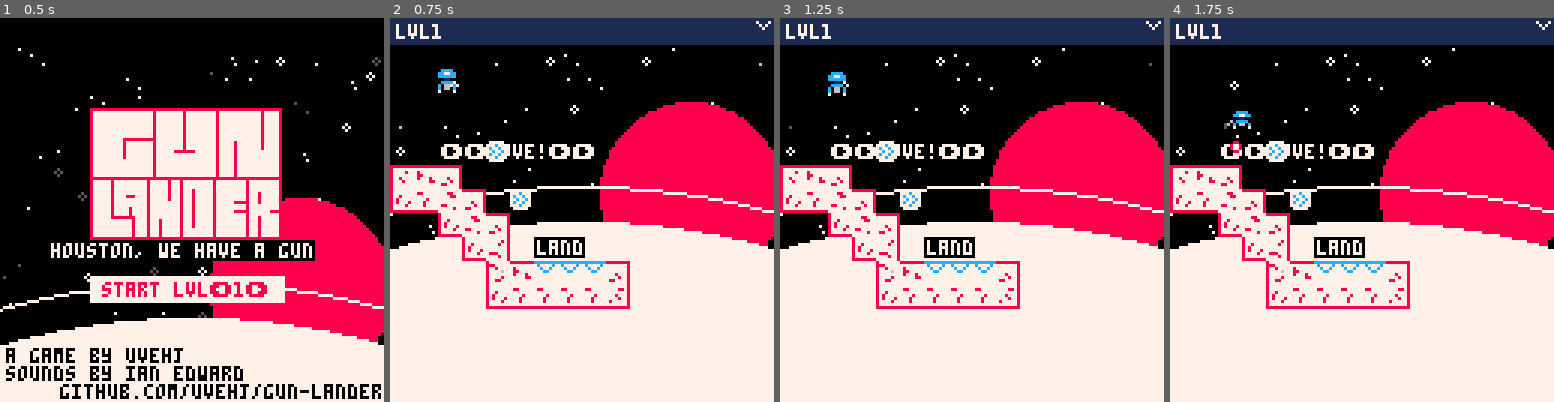
Above: before the commit, frames 1-4 (left to right).
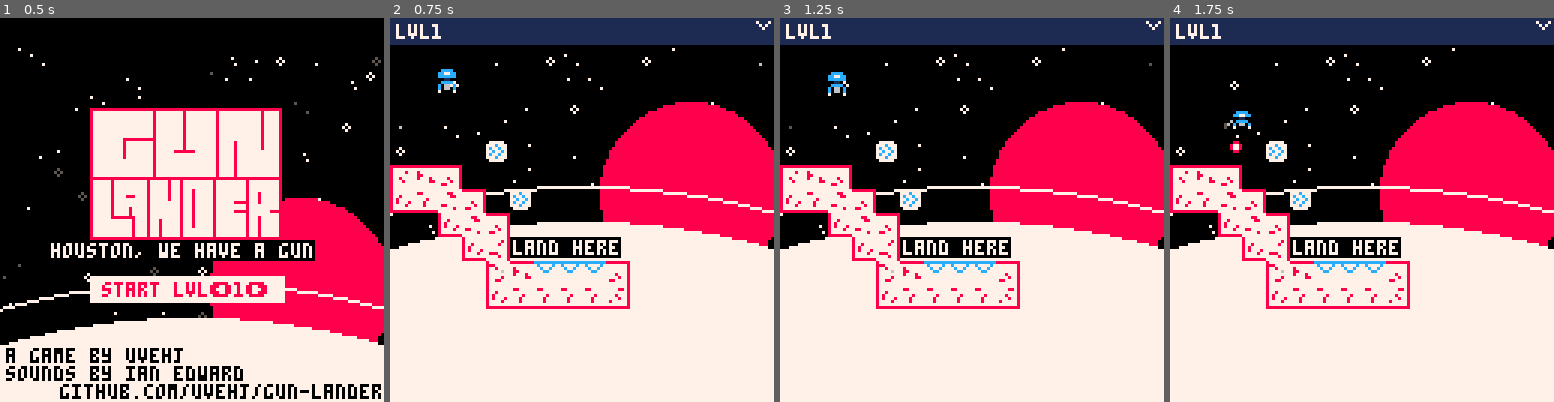
Above: after the commit, the same moments.

Repository: uvehj/Gun-Lander
Game: PICO-8 cartridge gunlander.p8
Same seed, same stepped clock (60 frames per second), same inputs: the game is played once before the commit and once after it.
Inputs:
- Up to frame 1 (0.5 s): tap X (X key) at 0.33 s
- Up to frame 2 (0.75 s): tap O (Z key) at 0.7 s
- Up to frame 3 (1.25 s): tap X (X key) at 1.07 s
- Up to frame 4 (1.75 s): hold Right from 1.6 s (still down); tap O (Z key) at 1.7 s

Frame 1 is identical in both runs. In frame 2, 1.4% of the frame differs, in the area x 13-61%, y 32-63%; in frame 3, 1.4%; in frame 4, 1.4%.

Commit message:
Added cammera offset + ammo/enemu HUD
New release
Corrected small mistake with a message in level 1
Added indicators for remaining ammo and enemies next to the ship
Added camera offset parameter to the  levels, to add more flexibility

Diff:
--- a/gunlander.p8
+++ b/gunlander.p8
@@ -32,6 +32,7 @@
         dset(0,unlocked_levels)
     end
     ship.h = 8
+    ship.ho = ship.h --for reference unchanged ship height
     ship.w = 6
     ship.s = 0
     ship.sx = 0
@@ -60,13 +61,14 @@
 --level management--
 --------------------
 --build_level should only be called from load_level()
-function build_level(lvlnum,startx,starty,endx,endy,lgravity,shipstart,ammo,messages)
+function build_level(lvlnum,startx,starty,endx,endy,camoffset,lgravity,shipstart,ammo,messages)
     --init level parameters
     level.number = lvlnum
     level.startx = startx
     level.starty = starty
     level.endx = endx
     level.endy = endy
+    level.camoffset = {camoffset[1],camoffset[2]}
     if lgravity == 0 then
         level.gravity = gravity/2
     elseif lgravity == 2 then
@@ -152,6 +154,7 @@
     end
     draw_arrow()
     draw_thrusters()
+    draw_gauges()
 end
 function draw_thrusters()
     local sprite = flr(rnd(2))
@@ -165,6 +168,23 @@
     if ship.thrusters[2] > 0 then
         sspr(12*8+3,8+sprite,3,3,ship.x+ship.w-camx,ship.y+3+9-camy,3,3,false,false)
         ship.thrusters[2] -= 1
+    end
+end
+function draw_gauges()
+    local gauge_value
+    if level.ammo[1] == true then
+        gauge_value = flr((level.ammo[3]/level.ammo[2])*ship.ho)
+        if gauge_value >= 1 then
+            gauge_value -= 1
+            rectfill(ship.x+ship.w+1-camx,ship.y+9-camy,ship.x+ship.w+1-camx,ship.y+gauge_value+9-camy,12)
+        end
+    end
+    if #level.enemylist > 0 then
+        gauge_value = flr((level.numenemy/#level.enemylist)*ship.ho)
+        if gauge_value >= 1 then
+            gauge_value -= 1
+            rectfill(ship.x-2-camx,ship.y+9-camy,ship.x-2-camx,ship.y+gauge_value+9-camy,9)
+        end
     end
 end
 function draw_arrow()
@@ -442,6 +462,8 @@
     if camy < 0 then
         camy = 0
     end
+    camx += level.camoffset[1] * 8
+    camy += level.camoffset[2] * 8
 end
 function update_ship_debug()
     if (btnp(0)) then
@@ -615,7 +637,7 @@
 end
 
 --level info--
---build_level(lvlnum,startx,starty,endx,endy,lgravity,shipstart{x,y},ammo{is limited,number},restart,messages)
+--build_level(lvlnum,startx,starty,endx,endy,camoffset{x,y},lgravity,shipstart{x,y},ammo{is limited,number},restart,messages)
 --l is level number, r is level restart (true of false)
 --start and end coordinates are as displayed by the map tab
 function load_level(l,restart)
@@ -630,37 +652,37 @@
     end
     --level build
     if l == 0 then
-        build_level(l,0,0,15,14,1,{0,0},{false,0},{{"houston, we have a gun",2,8.2}})
+        build_level(l,0,0,15,14,{0,0},1,{0,0},{false,0},{{"houston, we have a gun",2,8.2}})
     elseif l == -1 then
-        build_level(l,0,0,15,14,1,{0,0},{false,0},{{"thanks for playing!",3,6},{"more levels to come",3,9}})
+        build_level(l,0,0,15,14,{0,0},1,{0,0},{false,0},{{"thanks for playing!",3,6},{"more levels to come",3,9}})
     elseif l == 1 then
-        build_level(l,0,0,10,10,0,{2,1},{false,16},{{"\145\145move!\145\145",2,4},{"land",6,8}})
+        build_level(l,0,0,10,10,{0,0},0,{2,1},{false,16},{{"land here",5,8}})
     elseif l == 2 then
-        build_level(l,10,0,15,10,0,{12,9},{false,16},{{"up here!",12,2},{"\142shoot!",11,9}})
+        build_level(l,10,0,15,10,{-3,0},0,{12,9},{false,16},{{"up here!",12,2},{"\142shoot!",11,9}})
     elseif l == 3 then
-        build_level(l,10,0,15,10,2,{12,9},{false,16},{{"beware gravity ;)",11,9}})
+        build_level(l,10,0,15,10,{-3,0},2,{12,9},{false,16},{{"beware gravity ;)",11,9}})
     elseif l == 4 then
-        build_level(l,10,3,15,10,1,{12,11},{false,16},{{"do a blind landing",11,6}, {"no ceiling here",16,3}})
+        build_level(l,10,3,15,10,{-1,0},1,{12,11},{false,16},{{"do a blind landing",11,6}, {"no ceiling here",16,3}})
     elseif l == 5 then
-        build_level(l,29,0,40,13,0,{31,8},{true,2},{{"keep an eye on your ammo",32,3}})
+        build_level(l,29,0,40,13,{-2,0},0,{31,8},{true,2},{{"keep an eye on your ammo",30,3}})
     elseif l == 6 then
-        build_level(l,21,0,40,13,1,{22,5},{false,0},{{"don't shoot us",24,9}})
+        build_level(l,21,0,40,13,{0,-1},1,{22,5},{false,0},{{"don't shoot us",24,9}})
     elseif l == 7 then
-        build_level(l,16,0,40,13,1,{22,5},{false,0},{{"destroy the enemy",17,8}})
+        build_level(l,16,0,40,13,{0,-1},1,{22,5},{false,0},{{"destroy the enemy",17,8}})
     elseif l == 8 then
-        build_level(l,16,0,40,13,1,{22,5},{true,15},{{"a bit harder ;)",22,4}})
+        build_level(l,16,0,40,13,{0,-1},1,{22,5},{true,15},{{"a bit harder ;)",22,4}})
     elseif l == 9 then
-        build_level(l,41,0,66,10,1,{43,4},{false,0},{{"into the cave",46,5}})
+        build_level(l,41,0,66,10,{0,0},1,{43,4},{false,0},{{"into the cave",46,5}})
     elseif l == 10 then
-        build_level(l,1,11,4,31,1,{3,11},{false,0},{{"easy",3,13}})
+        build_level(l,2,12,5,31,{-6,0},1,{3,11},{false,0},{{"easy",3,13}})
     elseif l == 11 then
-        build_level(l,1,11,4,31,2,{3,11},{false,0},{{"faster",3,13}})
+        build_level(l,2,12,5,31,{-6,0},2,{3,11},{false,0},{{"faster",3,13}})
     elseif l == 12 then
-        build_level(l,0,11,5,31,1,{3,11},{false,0},{{"harder",3,13}})
+        build_level(l,1,12,6,31,{-5,0},1,{3,11},{false,0},{{"harder",3,13}})
     elseif l == 13 then
-        build_level(l,0,11,5,31,2,{3,11},{false,0},{{"not so easy",3,13}})
+        build_level(l,1,12,6,31,{-5,0},2,{3,11},{false,0},{{"not so easy",3,13}})
     elseif l == 14 then
-        build_level(l,0,11,6,31,1,{3,11},{false,0},{{"precision",3,13}})
+        build_level(l,0,12,7,31,{-4,0},1,{3,11},{false,0},{{"precision",3,13}})
     end
     --new level initializations
     if restart == false then
@@ -879,122 +901,122 @@
 1d0000233200000000001d000000001d320000000000000000000000000000000000000030313131321d0000000000040522000000000034000000000000000000303100000000000000000000000000000000000000000000000000000000000000000000000000000000000000000000000000000000000000000000000000
 1d00000030211e1e1e221d000000001d320000001f00000000000000000000000000000030313131321d0000000000000023220000000034000000000000000020313100000000000000000000000000000000000000000000000000000000000000000000000000000000000000000000000000000000000000000000000000
 1d1d1d1d2324242424251d1d1d1d1d1d320000000c00000000000027000000000000002031313131321d1d1d1d1d1d1d1d1d2305050505241e1e1e050505050524242400000000000000000000000000000000000000000000000000000000000000000000000000000000000000000000000000000000000000000000000000
-0000000000001d00000000000000001d32000b000c000000000a00260a000000000000303131313132000000000000000000000000000000000000000000000000000000000000000000000000000000000000000000000000000000000000000000000000000000000000000000000000000000000000000000000000000000
-0000000000001d00000000000000001d31312121220000002021212122000000000000303131313132000000000000000000000000000000000000000000000000000000000000000000000000000000000000000000000000000000000000000000000000000000000000000000000000000000000000000000000000000000
-2700000000001d00000000000000001d24242424251d1d1d23242424251d1d1d1d1d1d232424242425000000000000000000000000000000000000000000000000000000000000000000000000000000000000000000000000000000000000000000000000000000000000000000000000000000000000000000000000000000
-260b000000000000000000000000000000000000000000000000000000000000000000000000000000000000000000000000000000000000000000000000000000000000000000000000000000000000000000000000000000000000000000000000000000000000000000000000000000000000000000000000000000000000
-0506000000000000000000000000000000000000000000000000000000000000000000000000000000000000000000000000000000000000000000000000000000000000000000000000000000000000000000000000000000000000000000000000000000000000000000000000000000000000000000000000000000000000
+000000000000001d000000000000001d32000b000c000000000a00260a000000000000303131313132000000000000000000000000000000000000000000000000000000000000000000000000000000000000000000000000000000000000000000000000000000000000000000000000000000000000000000000000000000
+000000000000001d000000000000001d31312121220000002021212122000000000000303131313132000000000000000000000000000000000000000000000000000000000000000000000000000000000000000000000000000000000000000000000000000000000000000000000000000000000000000000000000000000
+002700000000001d000000000000001d24242424251d1d1d23242424251d1d1d1d1d1d232424242425000000000000000000000000000000000000000000000000000000000000000000000000000000000000000000000000000000000000000000000000000000000000000000000000000000000000000000000000000000
+00260b0000000000000000000000000000000000000000000000000000000000000000000000000000000000000000000000000000000000000000000000000000000000000000000000000000000000000000000000000000000000000000000000000000000000000000000000000000000000000000000000000000000000
+0505060000000000000000000000000000000000000000000000000000000000000000000000000000000000000000000000000000000000000000000000000000000000000000000000000000000000000000000000000000000000000000000000000000000000000000000000000000000000000000000000000000000000
 0000000000000000000000000000000000000000000000000000000000000000000000000000000000000000000000000000000000000000000000000000000000000000000000000000000000000000000000000000000000000000000000000000000000000000000000000000000000000000000000000000000000000000
-0000000000270000000000000000000000000000000000000000000000000000000000000000000000000000000000000000000000000000000000000000000000000000000000000000000000000000000000000000000000000000000000000000000000000000000000000000000000000000000000000000000000000000
-000000000b260b00000000000000000000000000000000000000000000000000000000000000000000000000000000000000000000000000000000000000000000000000000000000000000000000000000000000000000000000000000000000000000000000000000000000000000000000000000000000000000000000000
-0000000004050600000000000000000000000000000000000000000000000000000000000000000000000000000000000000000000000000000000000000000000000000000000000000000000000000000000000000000000000000000000000000000000000000000000000000000000000000000000000000000000000000
+0000000000002700000000000000000000000000000000000000000000000000000000000000000000000000000000000000000000000000000000000000000000000000000000000000000000000000000000000000000000000000000000000000000000000000000000000000000000000000000000000000000000000000
+00000000000b260b000000000000000000000000000000000000000000000000000000000000000000000000000000000000000000000000000000000000000000000000000000000000000000000000000000000000000000000000000000000000000000000000000000000000000000000000000000000000000000000000
+0000000000040506000000000000000000000000000000000000000000000000000000000000000000000000000000000000000000000000000000000000000000000000000000000000000000000000000000000000000000000000000000000000000000000000000000000000000000000000000000000000000000000000
 0000000000000000000000000000000000000000000000000000000000000000000000000000000000000000000000000000000000000000000000000000000000000000000000000000000000000000000000000000000000000000000000000000000000000000000000000000000000000000000000000000000000000000
-2700000000000000000000000000000000000000000000000000000000000000000000000000000000000000000000000000000000000000000000000000000000000000000000000000000000000000000000000000000000000000000000000000000000000000000000000000000000000000000000000000000000000000
-260b000000000000000000000000000000000000000000000000000000000000000000000000000000000000000000000000000000000000000000000000000000000000000000000000000000000000000000000000000000000000000000000000000000000000000000000000000000000000000000000000000000000000
-0506000000000000000000000000000000000000000000000000000000000000000000000000000000000000000000000000000000000000000000000000000000000000000000000000000000000000000000000000000000000000000000000000000000000000000000000000000000000000000000000000000000000000
+0027000000000000000000000000000000000000000000000000000000000000000000000000000000000000000000000000000000000000000000000000000000000000000000000000000000000000000000000000000000000000000000000000000000000000000000000000000000000000000000000000000000000000
+0b260b0000000000000000000000000000000000000000000000000000000000000000000000000000000000000000000000000000000000000000000000000000000000000000000000000000000000000000000000000000000000000000000000000000000000000000000000000000000000000000000000000000000000
+0505060000000000000000000000000000000000000000000000000000000000000000000000000000000000000000000000000000000000000000000000000000000000000000000000000000000000000000000000000000000000000000000000000000000000000000000000000000000000000000000000000000000000
 0000000000000000000000000000000000000000000000000000000000000000000000000000000000000000000000000000000000000000000000000000000000000000000000000000000000000000000000000000000000000000000000000000000000000000000000000000000000000000000000000000000000000000
-0000000000270000000000000000000000000000000000000000000000000000000000000000000000000000000000000000000000000000000000000000000000000000000000000000000000000000000000000000000000000000000000000000000000000000000000000000000000000000000000000000000000000000
-000000000b260b00000000000000000000000000000000000000000000000000000000000000000000000000000000000000000000000000000000000000000000000000000000000000000000000000000000000000000000000000000000000000000000000000000000000000000000000000000000000000000000000000
-0000000004050600000000000000000000000000000000000000000000000000000000000000000000000000000000000000000000000000000000000000000000000000000000000000000000000000000000000000000000000000000000000000000000000000000000000000000000000000000000000000000000000000
+0000000000002700000000000000000000000000000000000000000000000000000000000000000000000000000000000000000000000000000000000000000000000000000000000000000000000000000000000000000000000000000000000000000000000000000000000000000000000000000000000000000000000000
+00000000000b260b000000000000000000000000000000000000000000000000000000000000000000000000000000000000000000000000000000000000000000000000000000000000000000000000000000000000000000000000000000000000000000000000000000000000000000000000000000000000000000000000
+0000000000040506000000000000000000000000000000000000000000000000000000000000000000000000000000000000000000000000000000000000000000000000000000000000000000000000000000000000000000000000000000000000000000000000000000000000000000000000000000000000000000000000
 0000000000000000000000000000000000000000000000000000000000000000000000000000000000000000000000000000000000000000000000000000000000000000000000000000000000000000000000000000000000000000000000000000000000000000000000000000000000000000000000000000000000000000
-2700000000000000000000000000000000000000000000000000000000000000000000000000000000000000000000000000000000000000000000000000000000000000000000000000000000000000000000000000000000000000000000000000000000000000000000000000000000000000000000000000000000000000
-260b000000000000000000000000000000000000000000000000000000000000000000000000000000000000000000000000000000000000000000000000000000000000000000000000000000000000000000000000000000000000000000000000000000000000000000000000000000000000000000000000000000000000
-0506090909090900000000000000000000000000000000000000000000000000000000000000000000000000000000000000000000000000000000000000000000000000000000000000000000000000000000000000000000000000000000000000000000000000000000000000000000000000000000000000000000000000
-…(98 lines of a section not shown)…
+0027000000000000000000000000000000000000000000000000000000000000000000000000000000000000000000000000000000000000000000000000000000000000000000000000000000000000000000000000000000000000000000000000000000000000000000000000000000000000000000000000000000000000
+0b260b0000000000000000000000000000000000000000000000000000000000000000000000000000000000000000000000000000000000000000000000000000000000000000000000000000000000000000000000000000000000000000000000000000000000000000000000000000000000000000000000000000000000
+0505060909090909000000000000000000000000000000000000000000000000000000000000000000000000000000000000000000000000000000000000000000000000000000000000000000000000000000000000000000000000000000000000000000000000000000000000000000000000000000000000000000000000
+…(98 lines of a section not shown)…
Not shown, changed: notes/levels.md
Not shown, added: releases/gun_lander_alpha1_1c/gun_lander_alpha1_1c.p8.png
Not shown, added: releases/gun_lander_alpha1_1c/gun_lander_alpha1_1c_linux.zip
Not shown, added: releases/gun_lander_alpha1_1c/gun_lander_alpha1_1c_osx.zip
Not shown, added: releases/gun_lander_alpha1_1c/gun_lander_alpha1_1c_raspi.zip
Not shown, added: releases/gun_lander_alpha1_1c/gun_lander_alpha1_1c_web.zip
Not shown, added: releases/gun_lander_alpha1_1c/gun_lander_alpha1_1c_windows.zip
Not shown, added: releases/old_releases/gun-lander-alpha1-1b/gun-lander-alpha1-1b_linux.zip
Not shown, added: releases/old_releases/gun-lander-alpha1-1b/gun-lander-alpha1-1b_osx.zip
Not shown, added: releases/old_releases/gun-lander-alpha1-1b/gun-lander-alpha1-1b_raspi.zip
Not shown, added: releases/old_releases/gun-lander-alpha1-1b/gun-lander-alpha1-1b_web.zip
Not shown, added: releases/old_releases/gun-lander-alpha1-1b/gun-lander-alpha1-1b_windows.zip
(and 1 more such lines)
